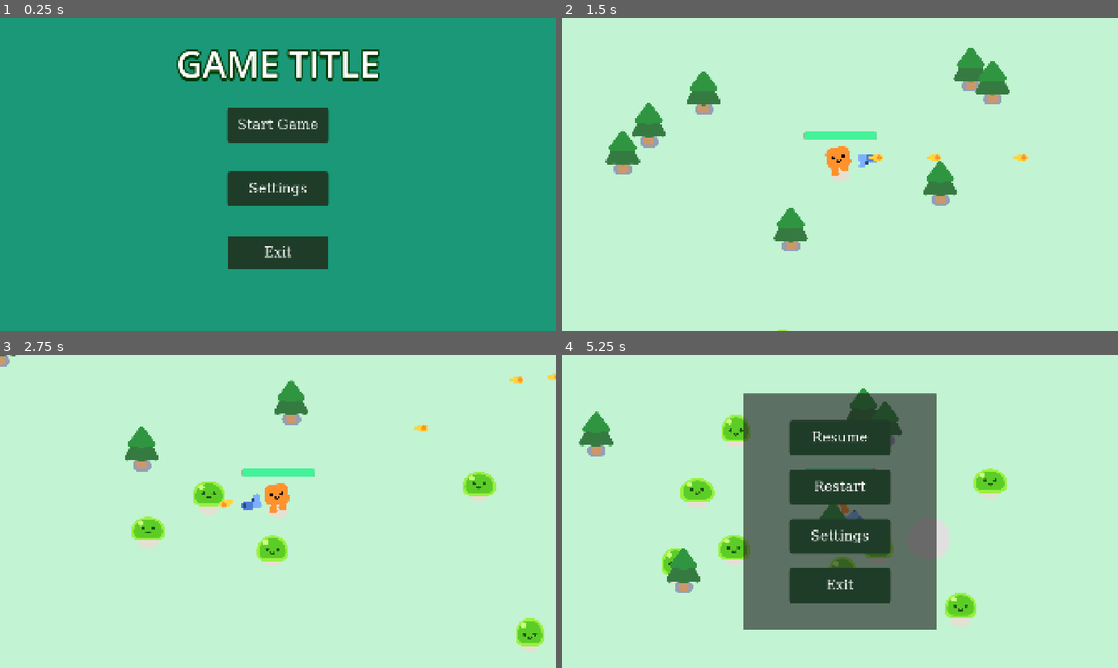
Above: before the commit, frames 1-4 (two rows, left to right).
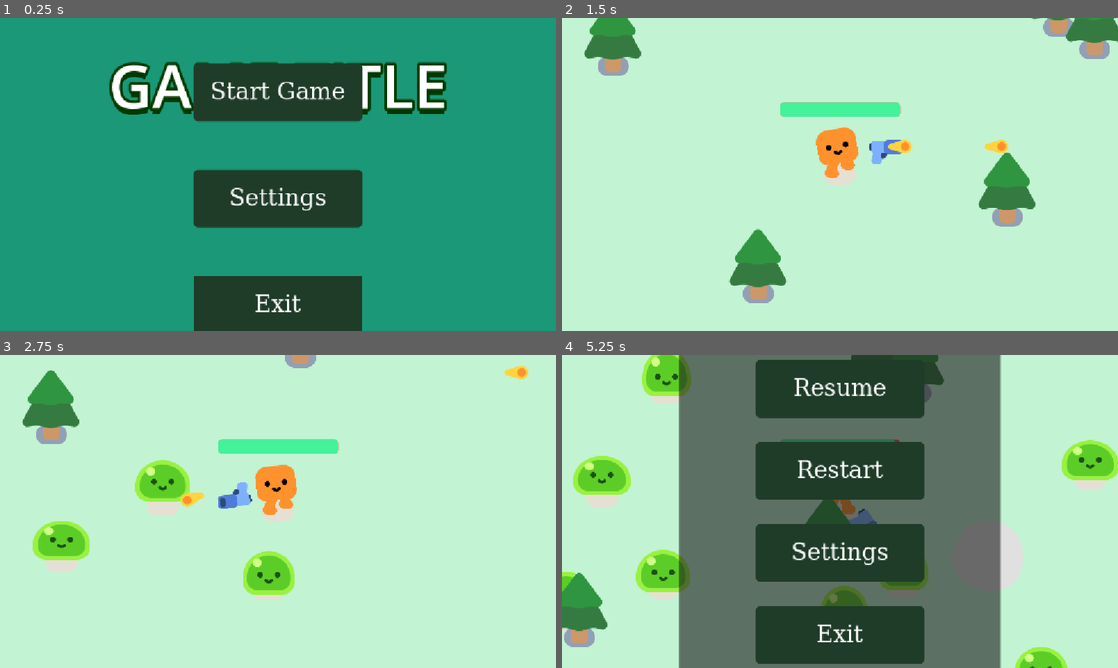
Above: after the commit, the same moments.

Repository: sukuchini/Vampire-Survivor-2D
Game: Godot game, scene res://ui/main_menu/main_menu.tscn
The game is run twice, just before and just after one commit, with the same random seed, the same clock (stepped at 60 frames per second) and the same inputs.
Inputs:
- Up to frame 1 (0.25 s): no input
- Up to frame 2 (1.5 s): click "Start Game" at 0.5 s; hold D (move_right) from 1.28 s (still down)
- Up to frame 3 (2.75 s): release D (move_right) at 2.03 s; hold S (move_down) from 2.03 s (still down)
- Up to frame 4 (5.25 s): release S (move_down) at 2.78 s; hold D (move_right) 2.78-3.53 s; hold W (move_up) 3.53-4.28 s; hold A (move_left) from 4.28 s (still down); tap Escape (esc) at 4.9 s

The runs differ from the first frame. In frame 1, 22% of the frame differs, in the area x 19-81%, y 10-100%; in frame 2, 12%; in frame 3, 11%; in frame 4, 54%, in the area x 0-100%, y 0-100%.

Commit message:
Menu Pause 23_09_26
Settings sigue sin pausar el juego
Back ya funciona
Si le das a Esc estando en el menú de Settings, pausas el juego. Dándole otra vez vuelves al Menu Pause

Diff:
--- a/2d-project-assets/audio_controller/audio_controller.gd
+++ b/2d-project-assets/audio_controller/audio_controller.gd
@@ -23,7 +23,6 @@
 
 func play_enemy_death(pos: Vector2) -> void:
 	if not mute:
-		print("SONIDO DE MUERTE EN: ", pos)
 		$EnemyDeath.global_position = pos
 		$EnemyDeath.play()
 
--- a/2d-project-assets/project.godot
+++ b/2d-project-assets/project.godot
@@ -89,8 +89,6 @@
 
 [display]
 
-window/size/viewport_width=1920
-window/size/viewport_height=1080
 window/stretch/mode="canvas_items"
 
 [dotnet]
--- a/2d-project-assets/scripts/ui/pause_menu.gd
+++ b/2d-project-assets/scripts/ui/pause_menu.gd
@@ -22,10 +22,24 @@
 
 #Testear si Esc funciona y abre el menu
 func testEsc():
-	if Input.is_action_just_pressed("esc") and get_tree().paused == false:
-		pause()
-	elif Input.is_action_just_pressed("esc") and get_tree().paused == true:
-		resume()
+	if Input.is_action_just_pressed("esc"):
+
+		print("ESC PULSADO")
+		print("PAUSADO ", get_tree().paused)
+		print("SETTINGS: ", settings.visible)
+
+		if get_tree().paused == false:
+			print("-> LLAMANDO A PAUSE")
+			pause()
+
+		elif settings.visible == true:
+			print("-> CERRANDO SETTINGS")
+			settings.visible = false
+			panel.visible = true
+
+		else:
+			print("-> LLAMANDO RESUME")
+			resume()
 
 #Funciones de los botones
 func _on_resume_button_pressed() -> void:
@@ -37,14 +51,14 @@
 	get_tree().reload_current_scene()
 
 func _on_settings_pressed() -> void:
-	pause()
 	panel.visible = false
 	settings.visible = true
+	print("PAUSADO: ", get_tree().paused)
 
 func _on_back_button_pressed() -> void:
-	print("BACK FUNCIONA")
 	settings.visible = false
 	panel.visible = true
+	$AnimationPlayer.play("blur")
 
 
 func _on_exit_button_pressed() -> void:
--- a/2d-project-assets/ui/pause_menu/pause_menu.tscn
+++ b/2d-project-assets/ui/pause_menu/pause_menu.tscn
@@ -145,6 +145,7 @@
 
 [sub_resource type="SystemFont" id="SystemFont_uraes"]
 font_names = PackedStringArray("Sans-Serif")
+subpixel_positioning = 0
 
 [sub_resource type="StyleBoxFlat" id="StyleBoxFlat_ihaig"]
 content_margin_left = 0.0
@@ -166,6 +167,7 @@
 
 [sub_resource type="SystemFont" id="SystemFont_3qrb2"]
 font_names = PackedStringArray("", "Sans-Serif")
+subpixel_positioning = 0
 
 [sub_resource type="StyleBoxFlat" id="StyleBoxFlat_b05md"]
 bg_color = Color(1, 1, 1, 1)
@@ -176,6 +178,7 @@
 
 [sub_resource type="SystemFont" id="SystemFont_f2x4c"]
 font_names = PackedStringArray("Sans-Serif")
+subpixel_positioning = 0
 
 [node name="PauseMenu" type="Control" unique_id=1502801388]
 process_mode = 3
@@ -274,7 +277,6 @@
 libraries/ = SubResource("AnimationLibrary_jbgdu")
 
 [node name="Settings" type="Panel" parent="." unique_id=895439933]
-process_mode = 3
 visible = false
 layout_mode = 1
 anchors_preset = 8
